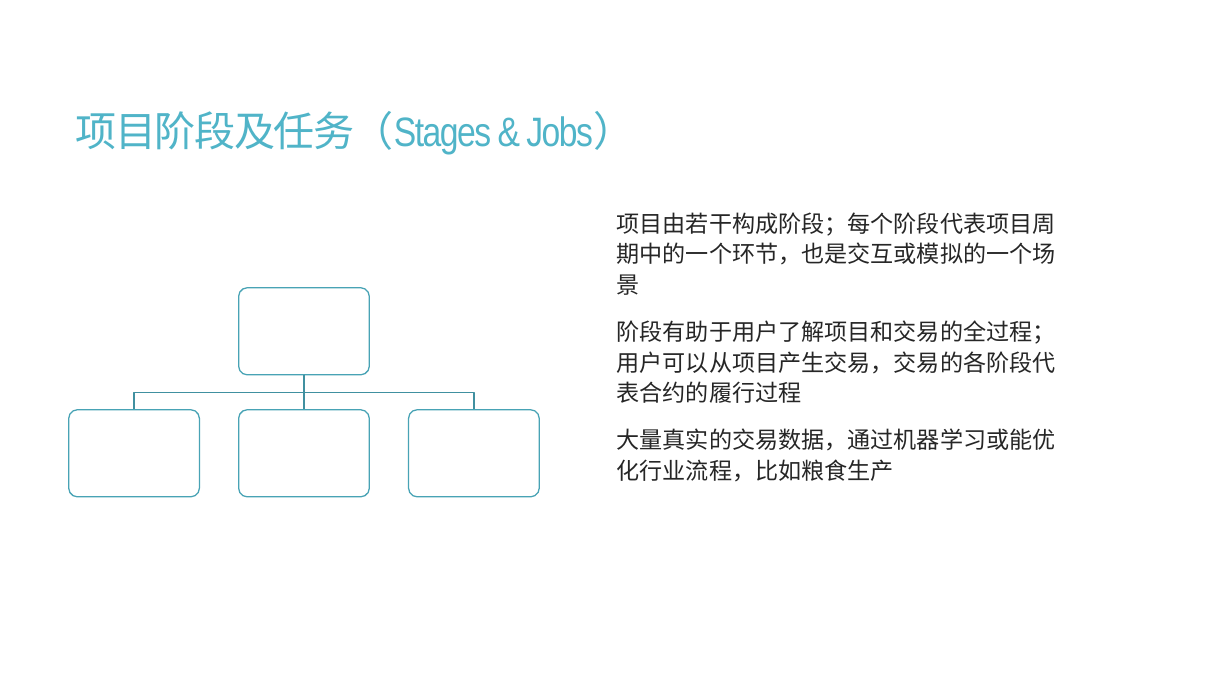
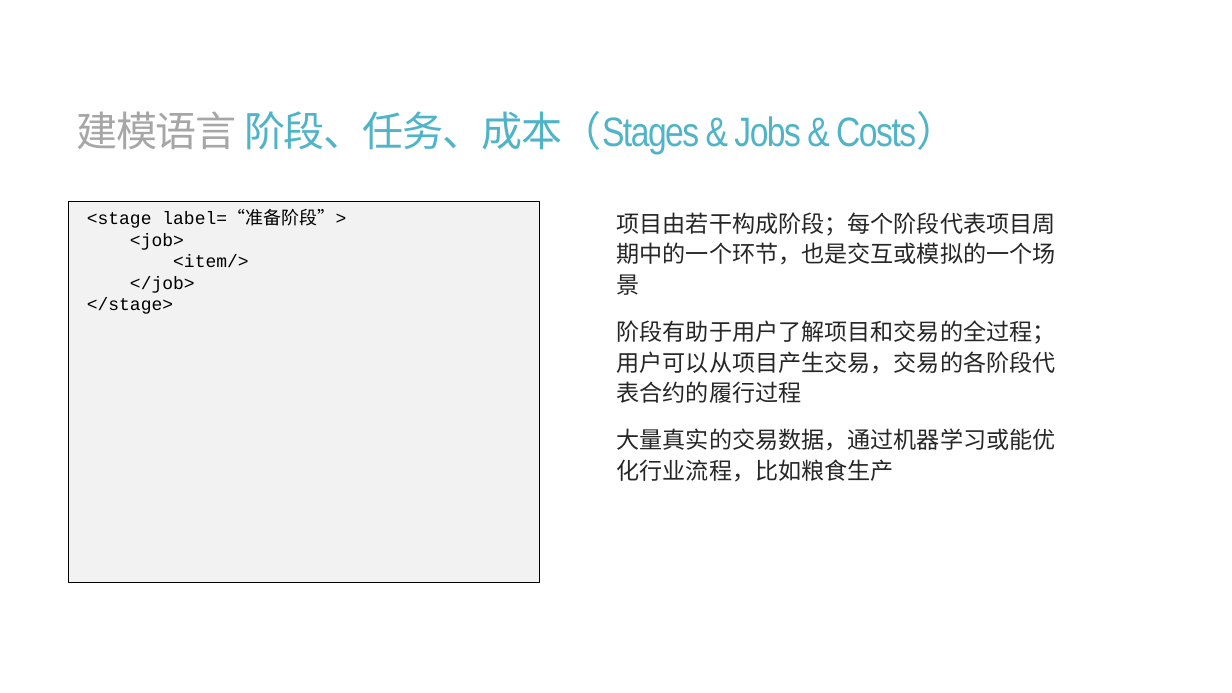
Before and after one commit to calcyu/chainway, a slide deck: slide 13 of Docs/城乡振兴元宇宙.pptx (slide 12 before the commit). Drawn at 1232x693 pixels with LibreOffice and Linux fonts; fonts in the diff are those of the drawing. Boxes give left, top, right and bottom in pixels: in the first picture for what was removed or moved away, otherwise in the second. Text is boxed around its words. In the diff, an @@ line names an element or a change of style, - is before the commit and + after.

```diff
--- a/Docs/城乡振兴元宇宙.pptx
+++ b/Docs/城乡振兴元宇宙.pptx
@@ title at [77, 111, 957, 155]: text changed @@
-项目阶段及任务（Stages & Jobs）
+建模语言 阶段、任务、成本（Stages & Jobs & Costs）
@@ text added at [68, 202, 540, 583], fill #F2F2F2, outline #000000 0.75 pt, 14 pt, text #000000 @@
+  <stage label=“准备阶段”>
+  <job>
+  <item/>
+  </job>
+  </stage>
@@ group removed at [68, 287, 539, 496]: 4 rounded rectangles, 3 freeform shapes, 1 text @@
-……
```
Also in this commit, not shown: 13 other slides changed, 5 slides added, 11 slides removed, 28 other files.
